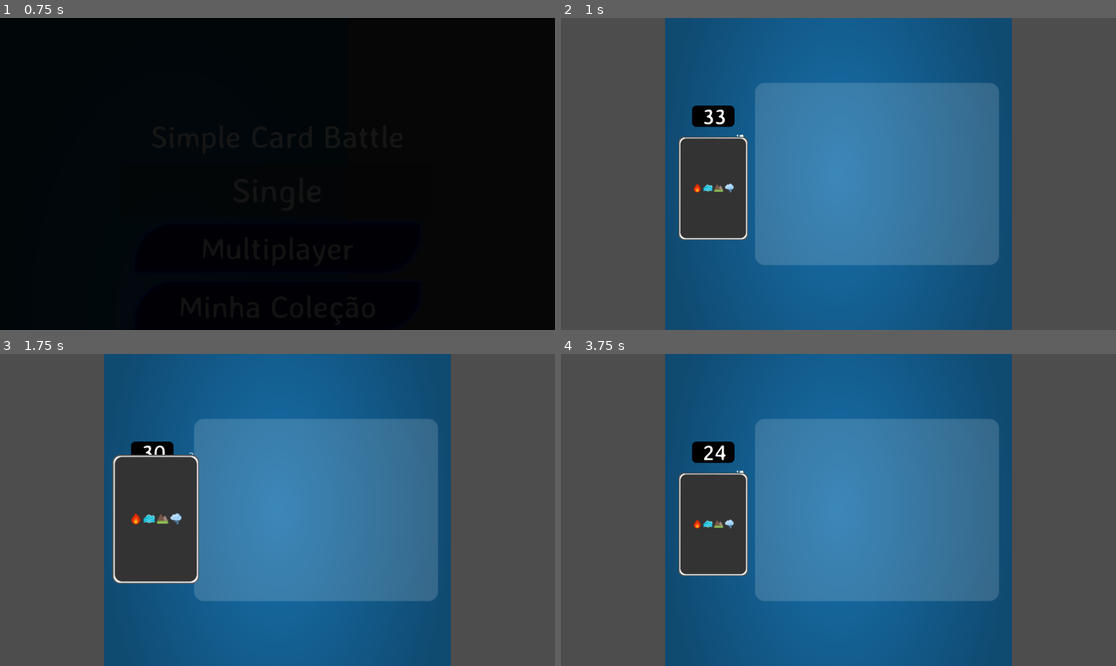
Above: before the commit, frames 1-4 (two rows, left to right).
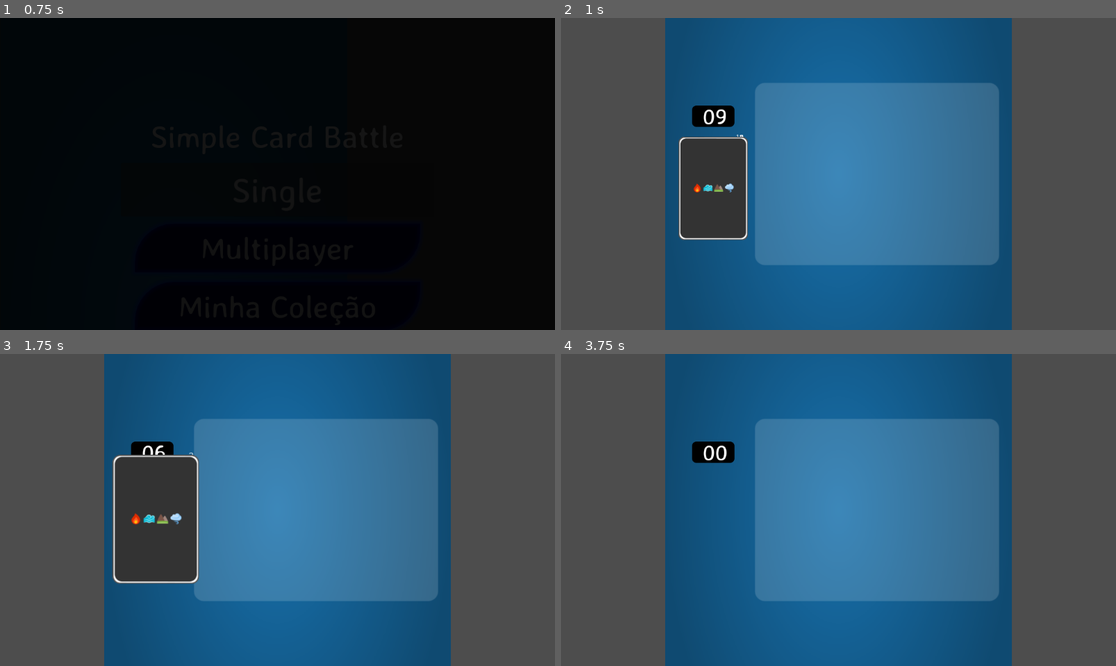
Above: after the commit, the same moments.

Repository: wlsnxx/simple-card-battle
Game: Godot game, scene res://Menu.tscn
The game is run twice, just before and just after one commit, with the same random seed, the same clock (stepped at 60 frames per second) and the same inputs.
Inputs (mouse positions are in pixels of both pictures, inside the frame that each line leads up to):
- Up to frame 1 (0.75 s): click "Single" at 0.5 s
- Up to frame 2 (1 s): no input
- Up to frame 3 (1.75 s): tap Enter at 1.25 s; drag from (149, 525) to (333, 441) at 1.27 s
- Up to frame 4 (3.75 s): drag from (710, 525) to (810, 572) at 2.02 s; move the mouse to (710, 525) at 2.77 s; tap Ctrl at 2.85 s; click (710, 525) at 2.92 s; drag from (710, 525) to (672, 463) at 3.52 s

Frame 1 is identical in both runs. In frame 2, 0.1% of the frame differs, in the area x 25-33%, y 29-39%; in frame 3, less than 0.1%; in frame 4, 4.3%, in the area x 21-34%, y 29-72%.

Commit message:
Modernize game feel and implement real deckbuilding

Diff:
--- a/godot/Card/Card.gd
+++ b/godot/Card/Card.gd
@@ -23,8 +23,52 @@
 signal animation_hide_ended
 
 var hover_tween: Tween
+var glow_light: PointLight2D
+var battle_particles: GPUParticles2D
+
+func _create_glow_texture() -> GradientTexture2D:
+	var grad = Gradient.new()
+	grad.add_point(0.0, Color(1, 1, 1, 1))
+	grad.add_point(1.0, Color(1, 1, 1, 0))
+	var tex = GradientTexture2D.new()
+	tex.gradient = grad
+	tex.fill = GradientTexture2D.FILL_RADIAL
+	tex.fill_from = Vector2(0.5, 0.5)
+	tex.fill_to = Vector2(1, 0.5)
+	tex.width = 256
+	tex.height = 256
+	return tex
+
+func _create_particles_material() -> ParticleProcessMaterial:
+	var mat = ParticleProcessMaterial.new()
+	mat.emission_shape = ParticleProcessMaterial.EMISSION_SHAPE_BOX
+	mat.emission_box_extents = Vector3(50, 80, 1)
+	mat.gravity = Vector3(0, -200, 0)
+	mat.initial_velocity_min = 50
+	mat.initial_velocity_max = 100
+	mat.scale_min = 2.0
+	mat.scale_max = 4.0
+	return mat
 
 func _ready():
+	# Inject PointLight2D
+	glow_light = PointLight2D.new()
+	glow_light.texture = _create_glow_texture()
+	glow_light.energy = 0.0
+	glow_light.color = Color(0.8, 0.9, 1.0)
+	glow_light.blend_mode = Light2D.BLEND_MODE_ADD
+	add_child(glow_light)
+
+	# Inject GPUParticles2D
+	battle_particles = GPUParticles2D.new()
+	battle_particles.process_material = _create_particles_material()
+	battle_particles.emitting = false
+	battle_particles.one_shot = true
+	battle_particles.explosiveness = 0.8
+	battle_particles.amount = 30
+	battle_particles.lifetime = 0.6
+	add_child(battle_particles)
+
 	mouse_entered.connect(_on_mouse_entered)
 	mouse_exited.connect(_on_mouse_exited)
 
@@ -35,6 +79,7 @@
 		hover_tween = create_tween().set_parallel(true)
 		hover_tween.tween_property(self, "scale", Vector2(1.1, 1.1), 0.1).set_trans(Tween.TRANS_SINE)
 		hover_tween.tween_property(self, "rotation_degrees", randf_range(-5.0, 5.0), 0.1)
+		hover_tween.tween_property(glow_light, "energy", 1.5, 0.2)
 
 func _on_mouse_exited():
 	if get_parent() and get_parent().get_parent() and get_parent().get_parent().name == "MyCardsLocation":
@@ -42,6 +87,7 @@
 		hover_tween = create_tween().set_parallel(true)
 		hover_tween.tween_property(self, "scale", Vector2(1.0, 1.0), 0.2).set_trans(Tween.TRANS_SINE)
 		hover_tween.tween_property(self, "rotation_degrees", 0.0, 0.2)
+		hover_tween.tween_property(glow_light, "energy", 0.0, 0.3)
 
 func flip():
 	$Anim.play("flip")
@@ -87,6 +133,11 @@
 
 	otherCard.animateHide()
 	setElementTexture()
+
+	# Emit particles matching element color
+	battle_particles.modulate = $top.self_modulate
+	battle_particles.emitting = true
+
 	if not side:
 		$Anim.play("battle")
 		await $Anim.animation_finished;
--- a/godot/Collection.gd
+++ b/godot/Collection.gd
@@ -61,13 +61,26 @@
 		child.queue_free()
 
 	var unlocked = SaveService.get_unlocked_cards()
-	for card_id in unlocked:
-		var tex_rect = TextureRect.new()
-		tex_rect.texture = load("res://Card/" + card_id + ".png")
-		tex_rect.expand_mode = TextureRect.EXPAND_IGNORE_SIZE
-		tex_rect.stretch_mode = TextureRect.STRETCH_KEEP_ASPECT_CENTERED
-		tex_rect.custom_minimum_size = Vector2(card_size, card_size * 1.4)
-		grid.add_child(tex_rect)
+	for card_data in unlocked:
+		var c = preload("res://Card/Card.tscn").instantiate()
+		c.cardType = card_data["t"]
+		c.cardValue = card_data["v"]
+
+		# We must wrap it in a Control node to fit the GridContainer properly
+		var wrapper = Control.new()
+		wrapper.custom_minimum_size = Vector2(160, 240)
+
+		c.position = Vector2(80, 120) # Center inside wrapper
+		c.scale = Vector2(0.8, 0.8) # Scale down for collection
+		c.initialize()
+
+		# Disable input on the collection card
+		c.set_process_input(false)
+		if c.has_node("MoveShape"):
+			c.get_node("MoveShape").disabled = true
+
+		wrapper.add_child(c)
+		grid.add_child(wrapper)
 
 func _on_buy_pressed():
 	if SaveService.get_coins() >= 100:
@@ -76,17 +89,31 @@
 		AudioManager.play_victory()
 
 		# Pick random card to unlock
-		var unlocked = SaveService.get_unlocked_cards()
-		var locked = []
-		for c in ALL_CARDS:
-			if not c in unlocked:
-				locked.append(c)
+		# Types: A=0, E=1, F=2, W=3, X=4
+		var t = randi() % 5
+		var v = (randi() % 9) + 2 if t < 4 else 10 # 2 to 10 for normal, 10 for X
 
-		if locked.size() > 0:
-			var new_card = locked[randi() % locked.size()]
-			SaveService.unlock_card(new_card)
-			_populate_grid()
-		else:
-			print("All cards unlocked!")
+		var new_card = {"t": t, "v": v}
+		SaveService.unlock_card(new_card)
+		_populate_grid()
+
+		# Explode some particles in the center of screen (Gacha Feel)
+		var p = GPUParticles2D.new()
+		var mat = ParticleProcessMaterial.new()
+		mat.emission_shape = ParticleProcessMaterial.EMISSION_SHAPE_SPHERE
+		mat.emission_sphere_radius = 50.0
+		mat.spread = 180.0
+		mat.initial_velocity_min = 200.0
+		mat.initial_velocity_max = 400.0
+		mat.scale_min = 5.0
+		mat.scale_max = 10.0
+		mat.color = Color(1.0, 0.8, 0.2)
+		p.process_material = mat
+		p.one_shot = true
+		p.explosiveness = 0.9
+		p.amount = 50
+		p.position = Vector2(360, 640) # Center of 720x1280
+		add_child(p)
+		p.emitting = true
 	else:
 		AudioManager.play_defeat() # Not enough coins
--- a/godot/Main.gd
+++ b/godot/Main.gd
@@ -47,33 +47,38 @@
 
 func initializeDeck():
 	if Network.networkId <= 1:
-		var tmp = []
-		for e in ["a","e","f","w"]:
-			for i in range(2, 10):
-				var c = preload("res://Card/Card.tscn").instantiate()
-				c.cardValue = i
-				c.cardType = Card.Type.A if e == "a" else Card.Type.E if e == "e" else Card.Type.F if e == "f" else Card.Type.W
-				c.initialize()
-				tmp.append(c)
-
-		var cx = preload("res://Card/Card.tscn").instantiate()
-		cx.cardValue = 10
-		cx.cardType = Card.Type.X
-		cx.initialize()
-		tmp.append(cx)
-
-		cx = preload("res://Card/Card.tscn").instantiate()
-		cx.cardValue = 10
-		cx.cardType = Card.Type.X
-		cx.initialize()
-		tmp.append(cx)
-
-		tmp.shuffle()
-
-		for i in tmp:
-			deck.add_child(i)
+		var my_cards = SaveService.get_unlocked_cards()
+		var local_tmp = []
+		for c_data in my_cards:
+			var c = preload("res://Card/Card.tscn").instantiate()
+			c.cardValue = c_data["v"]
+			c.cardType = c_data["t"]
+			c.initialize()
+			local_tmp.append(c)
+
+		var enemy_tmp = []
+		for i in range(my_cards.size()):
+			var t = randi() % 5
+			var v = (randi() % 9) + 2 if t < 4 else 10
+			var c = preload("res://Card/Card.tscn").instantiate()
+			c.cardValue = v
+			c.cardType = t
+			c.initialize()
+			enemy_tmp.append(c)
+
+		local_tmp.shuffle()
+		enemy_tmp.shuffle()
+
+		# Add Enemy cards first, then Player cards
+		for c in enemy_tmp:
+			deck.add_child(c)
 			if Network.otherId > 0:
-				rpc_id(Network.otherId, "addChildDeck", i.cardValue, i.cardType)
+				rpc_id(Network.otherId, "addChildDeck", c.cardValue, c.cardType)
+
+		for c in local_tmp:
+			deck.add_child(c)
+			if Network.otherId > 0:
+				rpc_id(Network.otherId, "addChildDeck", c.cardValue, c.cardType)
 
 @rpc("any_peer") func addChildDeck(i, e):
 	var c = preload("res://Card/Card.tscn").instantiate()
@@ -83,16 +88,19 @@
 	deck.add_child(c)
 
 func _on_Button_pressed():
-	Network.close_connection()
-	get_tree().change_scene_to_file('res://Main.tscn')
+	if Network.networkId > 0:
+		get_tree().change_scene_to_file('res://Lobby.tscn')
+	else:
+		get_tree().change_scene_to_file('res://Main.tscn')
 
 func deckToLocation(playerCardsLocation):
 	print("deckToLocation")
 	if deck.get_children().size() > 0:
 		var locations = playerCardsLocation.get_children()
 		for l in locations:
-			if l.get_children().size() == 0:
-				var c = deck.get_child(deck.get_children().size() - 1)
+			if l.get_children().size() == 0 and deck.get_children().size() > 0:
+				var idx = 0 if playerCardsLocation.name == "EnemyCardsLocation" else (deck.get_children().size() - 1)
+				var c = deck.get_child(idx)
 				deck.remove_child(c)
 				get_node("CardCount/Label").text = "%02d" % deck.get_children().size();
 				var tex = c.get_node("Image").texture
--- a/godot/Main1P.gd
+++ b/godot/Main1P.gd
@@ -35,26 +35,35 @@
 	return localTurn
 
 func initializeDeck():
-	var tmp = []
-	for e in ["a","e","f","w"]:
-		for i in range(2, 10):
-			var c = preload("res://Card/Card.tscn").instantiate()
-			c.cardValue = i
-			c.cardType = Card.Type.A if e == "a" else Card.Type.E if e == "e" else Card.Type.F if e == "f" else Card.Type.W
-			c.initialize()
-			tmp.append(c)
-
-	var cx = preload("res://Card/Card.tscn").instantiate()
-	cx.cardValue = 10
-	cx.cardType = Card.Type.X
-	cx.initialize()
-	tmp.append(cx)
-
-
-	tmp.shuffle()
-
-	for i in tmp:
-		deck.add_child(i)
+	# LOCAL PLAYER (Uses unlocked cards)
+	var my_cards = SaveService.get_unlocked_cards()
+	var local_tmp = []
+	for c_data in my_cards:
+		var c = preload("res://Card/Card.tscn").instantiate()
+		c.cardValue = c_data["v"]
+		c.cardType = c_data["t"]
+		c.initialize()
+		local_tmp.append(c)
+
+	# ENEMY PLAYER (Random Deck based on level/difficulty, or same size)
+	var enemy_tmp = []
+	for i in range(my_cards.size()):
+		var t = randi() % 5
+		var v = (randi() % 9) + 2 if t < 4 else 10
+		var c = preload("res://Card/Card.tscn").instantiate()
+		c.cardValue = v
+		c.cardType = t
+		c.initialize()
+		enemy_tmp.append(c)
+
+	local_tmp.shuffle()
+	enemy_tmp.shuffle()
+
+	# Add Enemy cards first, then Player cards
+	for c in enemy_tmp:
+		deck.add_child(c)
+	for c in local_tmp:
+		deck.add_child(c)
 
 func _on_Button_pressed():
 	get_tree().change_scene_to_file('res://Main.tscn')
@@ -63,8 +72,9 @@
 	if deck.get_children().size() > 0:
 		var locations = playerCardsLocation.get_children()
 		for l in locations:
-			if l.get_children().size() == 0:
-				var c = deck.get_child(deck.get_children().size() - 1)
+			if l.get_children().size() == 0 and deck.get_children().size() > 0:
+				var idx = 0 if playerCardsLocation.name == "EnemyCardsLocation" else (deck.get_children().size() - 1)
+				var c = deck.get_child(idx)
 				deck.remove_child(c)
 				get_node("CardCount/Label").text = "%02d" % deck.get_children().size();
 				var tex = c.get_node("Image").texture
--- a/godot/autoload/SaveService.gd
+++ b/godot/autoload/SaveService.gd
@@ -24,7 +24,13 @@
 	return {
 		"version": SAVE_VERSION,
 		"coins": 0,
-		"unlocked_cards": ["one", "two"], # Starting cards
+		"unlocked_cards": [
+			{"t": 0, "v": 2}, # Air 2
+			{"t": 1, "v": 2}, # Earth 2
+			{"t": 2, "v": 2}, # Fire 2
+			{"t": 3, "v": 2}, # Water 2
+			{"t": 0, "v": 3}  # Air 3
+		],
 		"config": {
 			"first_run": true,
 			"vibration": true,
@@ -42,14 +48,19 @@
 	save_all()
 
 func get_unlocked_cards() -> Array:
-	return data.get("unlocked_cards", ["one", "two"])
+	return data.get("unlocked_cards", [
+		{"t": 0, "v": 2},
+		{"t": 1, "v": 2},
+		{"t": 2, "v": 2},
+		{"t": 3, "v": 2},
+		{"t": 0, "v": 3}
+	])
 
-func unlock_card(card_id: String) -> void:
+func unlock_card(card_data: Dictionary) -> void:
 	var cards = get_unlocked_cards()
-	if not cards.has(card_id):
-		cards.append(card_id)
-		data["unlocked_cards"] = cards
-		save_all()
+	cards.append(card_data)
+	data["unlocked_cards"] = cards
+	save_all()
 
 
 func load_all() -> void:
